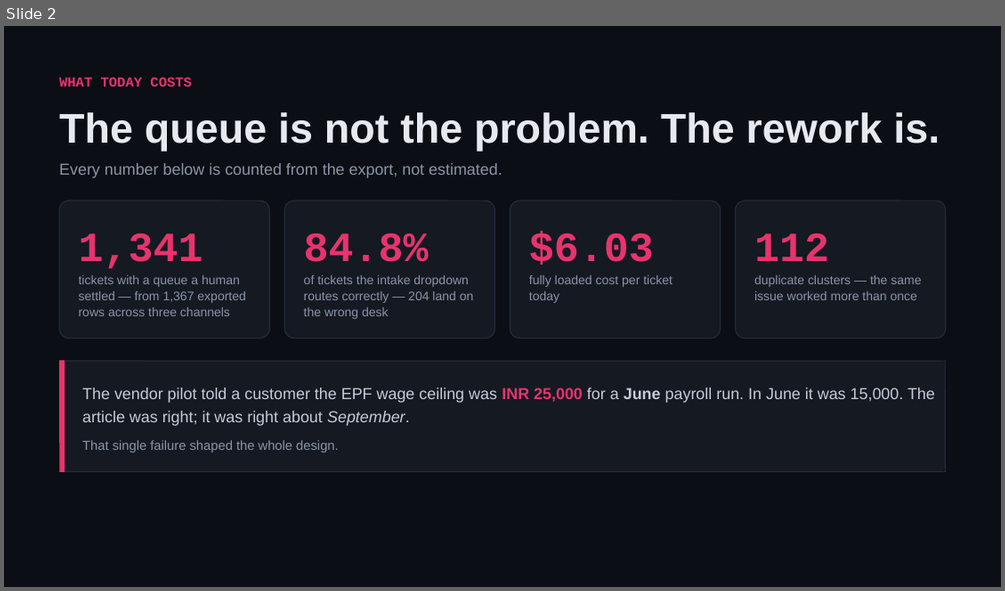
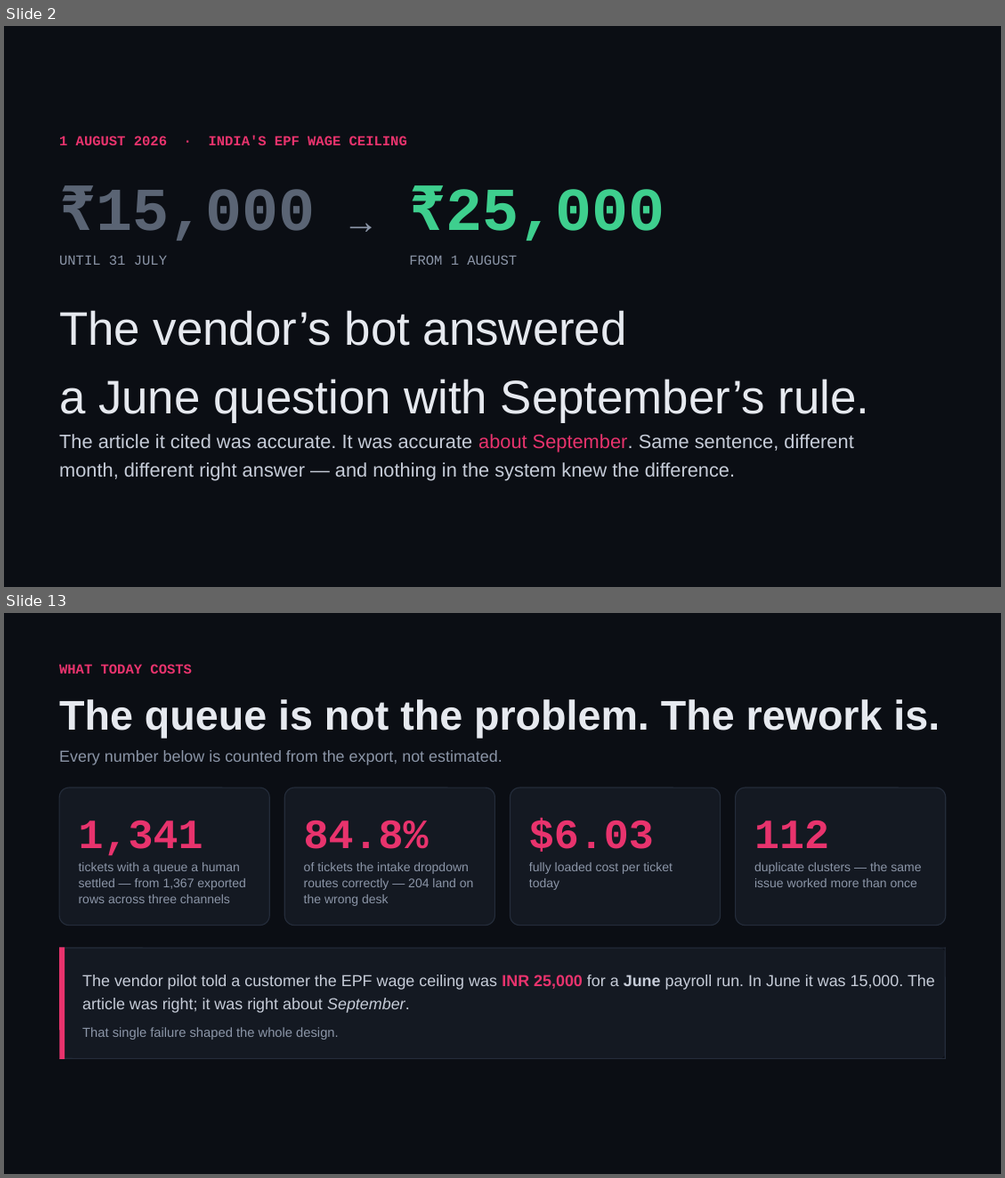
Before and after one commit to shivam-25/ramco-payce-pilot, a slide deck: docs/deck/ramco-payce-pilot.pptx. Shown one above the other, each under a label of ours: slide 2 before the commit, slides 2 and 13 after it; the slides between them are not shown. The pictures are 1005x591 and 1005x1178 pixels, drawn with LibreOffice and Linux fonts; fonts in the diff are those of the drawing. Boxes give left, top, right and bottom in pixels: in the first picture for what was removed or moved away, otherwise in the second. Text is boxed around its words. In the diff, an @@ line names an element or a change of style, - is before the commit and + after.

```diff
--- a/docs/deck/ramco-payce-pilot.pptx
+++ b/docs/deck/ramco-payce-pilot.pptx
@@ slide 2 added at [4, 26, 1001, 587], background #0B0E14 @@
@@ text added at [59, 135, 407, 145], 10 pt, text #E8336D, bold @@
+1 AUGUST 2026 · INDIA'S EPF WAGE CEILING
@@ text added at [96, 189, 315, 240], 44 pt, text #5A6474, bold @@
+₹15,000
@@ text added at [343, 198, 380, 239], 26 pt, text #8B95A7 @@
+→
@@ text added at [446, 189, 665, 240], 44 pt, text #3ECF8E, bold @@
+₹25,000
@@ text added at [59, 255, 167, 265], 10 pt, text #8B95A7 @@
+UNTIL 31 JULY
@@ text added at [409, 255, 517, 265], 10 pt, text #8B95A7 @@
+FROM 1 AUGUST
@@ text added at [59, 310, 870, 422], 34 pt, text #E6E9EF @@
+The vendor’s bot answered
+a June question with September’s rule.
@@ text added at [59, 434, 853, 481], 14 pt, text #C6CCD8 @@
+The article it cited was accurate. It was accurate about September. Same sentence, different month, different right answer — and nothing in the system knew the difference.
@@ what was slide 2 is now slide 13 @@
```
Also in this commit, not shown: 11 other slides added, 1 slide removed, 32 other files.
